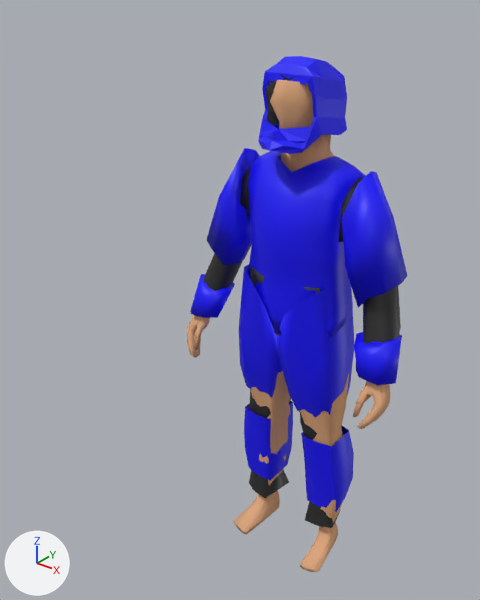
One commit to the Blender file Capston_Project/Assets/Characters/male_character.blend: the scene before it, then after it.
Before and after are seen from a 50 mm lens placed at (1.085, -1.652, 1.898), pointed at (-0.035, -0.252, 1.03). Arrows for +X, +Y and +Z are at lower left; the lights stay in place.

In view in the first picture: 'Helmet', 'LeggingsMetal', 'Person', 'PlateBody'.
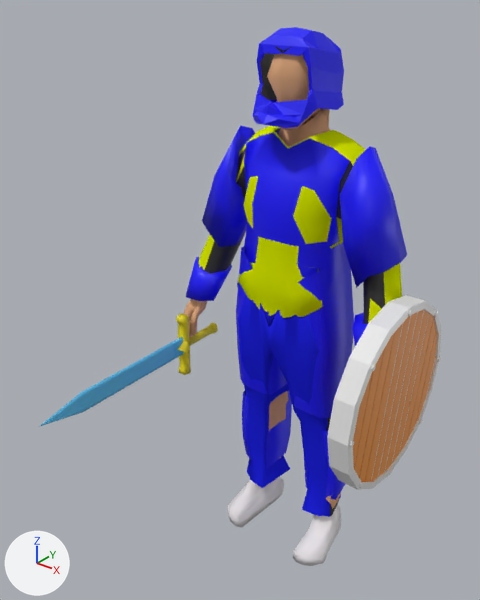
Boxes (x1, y1, x2, y2) around the edits, measured in the pictures (480 x 600 px; the box of a moved part takes in the faces that stretch with it):
'PlateBody', moved, turned, rescaled
    before: (190, 148, 407, 385)
    after: (186, 126, 407, 346)
'LeggingsMetal', reshaped, moved, turned, rescaled
    before: (239, 264, 354, 528)
    after: (236, 246, 354, 516)
'Shield', added
    after: (327, 295, 441, 490)
'Person', moved
    before: (187, 80, 390, 572)
    after: (184, 54, 341, 509)
'Pants', shown (blue)
    after: (239, 295, 341, 517)
'Helmet', moved
    before: (258, 56, 347, 154)
    after: (253, 27, 344, 128)
'Shirt', shown (yellow)
    after: (198, 126, 402, 323)
'Sword', added (blue)
    after: (39, 313, 218, 427)
'Shoes', shown
    after: (228, 477, 341, 566)
part 1 of me_cube_003, moved or reshaped (not visible before)
    after: (293, 505, 341, 566)
part 2 of me_cube_003, added
    after: (228, 477, 284, 527)
part 3 of me_leggings_001, moved or reshaped
    before: (239, 331, 350, 439)
    after: (236, 313, 342, 429)

Diff of the bpy script that builds the scene:
```diff
--- a/Capston_Project/Assets/Characters/male_character.blend.py
+++ b/Capston_Project/Assets/Characters/male_character.blend.py
@@ me_cube_003 @@
-me_cube_003.from_pydata(...)  # 60 vertices, 53 faces; spans x 0.083..0.207, y -0.13..0.101, z -0.012..0.129
+me_cube_003.from_pydata(...)  # 120 vertices, 106 faces; spans x -0.212..0.226, y -0.158..0.086, z -0.072..0.076
+# me_cube_003 part 1: 60 vertices removed from x 0.083..0.207, y -0.13..0.101, z -0.012..0.129; 60 vertices added at x 0.095..0.226, y -0.158..0.086, z -0.072..0.076
+# me_cube_003 part 2: 60 vertices added at x -0.212..-0.081, y -0.158..0.086, z -0.072..0.076
 me_cube_003.materials.append(mat_shoes)
@@ me_leggings_001 @@
 me_leggings_001.from_pydata(...)  # 239 vertices, 204 faces; spans x 0.0..0.2, y -0.094..0.108, z 0.055..1.044
 # used by ob_leggingsmetal; location = (0.0, 0.0, 0.0); scale = (1.06, 1.27, 1.02)
+# me_leggings_001 part 3: 32 of 239 vertices moved; they spanned x 0.045..0.168, y -0.067..0.065, z 0.494..0.642 and now span x 0.034..0.177, y -0.074..0.066, z 0.494..0.642; mean shift (0.001, -0.003, -0.012); largest move (0.144, -0.034, 0.548) -> (0.149, -0.051, 0.514)
 me_leggings_001.materials.append(mat_armormetal)
@@ ob_person @@
 ob_person = bpy.data.objects.new('Person', me_cube)
-ob_person.location = (0.0, 0.0, 0.0)
+ob_person.location = (0.0, -0.016, 0.068)
@@ ob_pants @@
 ob_pants = bpy.data.objects.new('Pants', me_pants)
-ob_pants.location = (0.0, 0.0, 0.0)
+ob_pants.location = (0.003, -0.023, 0.074)
+ob_pants.rotation_euler = (3.142, 0.0, 0.0)  # degrees (180, 0, 0)
+ob_pants.scale = (-1.0, -1.18, -1.0)
 _m = ob_pants.modifiers.new('Mirror', 'MIRROR')
 _m.use_clip = True
-ob_pants.hide_set(True)  # its collection is switched off
@@ ob_shirt @@
 ob_shirt = bpy.data.objects.new('Shirt', me_cube_001)
-ob_shirt.location = (0.0, 0.0, 0.0)
+ob_shirt.location = (0.003, -0.016, 0.015)
+ob_shirt.scale = (1.0, 1.06, 1.0)
 _m = ob_shirt.modifiers.new('Mirror', 'MIRROR')
 _m.use_clip = True
-ob_shirt.hide_set(True)  # its collection is switched off
@@ ob_platebody @@
 ob_platebody = bpy.data.objects.new('PlateBody', me_cube_002)
-ob_platebody.location = (0.0, 0.0, 0.0)
+ob_platebody.location = (0.007, -0.022, 0.074)
+ob_platebody.rotation_euler = (3.142, 0.0, 0.0)  # degrees (180, 0, 0)
+ob_platebody.scale = (-1.0, -1.0, -1.0)
@@ ob_shoes @@
 ob_shoes = bpy.data.objects.new('Shoes', me_cube_003)
-ob_shoes.location = (0.0, 0.0, 0.0)
+ob_shoes.location = (0.003, 0.0, 0.074)
 _m = ob_shoes.modifiers.new('Mirror', 'MIRROR')
 _m.use_clip = True
-ob_shoes.hide_set(True)  # its collection is switched off
@@ ob_leggingsmetal @@
 ob_leggingsmetal = bpy.data.objects.new('LeggingsMetal', me_leggings_001)
-ob_leggingsmetal.location = (0.0, 0.0, 0.0)
-ob_leggingsmetal.scale = (1.06, 1.27, 1.02)
+ob_leggingsmetal.location = (0.003, -0.018, 0.074)
+ob_leggingsmetal.rotation_euler = (3.142, 0.0, 0.0)  # degrees (180, 0, 0)
+ob_leggingsmetal.scale = (-1.06, -1.27, -1.02)
 _m = ob_leggingsmetal.modifiers.new('Mirror', 'MIRROR')
@@ ob_helmet @@
 ob_helmet = bpy.data.objects.new('Helmet', me_cube_006)
-ob_helmet.location = (0.0, -0.028, 1.569)
+ob_helmet.location = (0.0, -0.056, 1.644)
 ob_helmet.rotation_euler = (-0.176, 0.0, 0.0)  # degrees (-10, 0, 0)
@@ ob_shield @@
+ob_shield = bpy.data.objects.new('Shield', me_cube_005)  # 512 vertices, 330 faces; spans x -0.002..0.089, y -0.287..0.285, z -0.286..0.286; in mat_shieldedgeandhandle (white #e7e7e7), mat_shield (orange #e78c23)
+ob_shield.location = (0.358, -0.117, 0.815)
@@ ob_sword @@
+ob_sword = bpy.data.objects.new('Sword', me_cube_004)  # 171 vertices, 175 faces; spans x -0.019..0.019, y -0.684..0.094, z -0.115..0.115; in mat_material (white #e7e7e7), mat_blade (blue #55bae7), mat_handle (yellow #e7d707)
+ob_sword.location = (-0.337, -0.112, 0.741)
```
